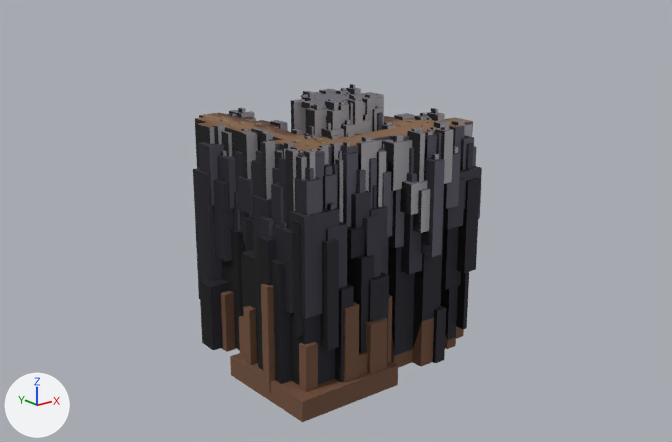
What one commit did to the FBX model Assets/Models/Backgrounds/back_narrowpassage01.FBX.
One viewpoint serves both versions: a camera (50 mm lens) standing at (-401.0, -522.0, 148.0) and looking at (88.0, 90.0, -97.0). The lights are fixed; the arrows at lower left show +X, +Y and +Z. Vertices at the same position are counted once.

In view in the first picture: 'narrowpassage_TcrossSZV', 'narrowpassage_roadSJ', 'narrowpassage_turnSV', 'smallwall1x1A'.
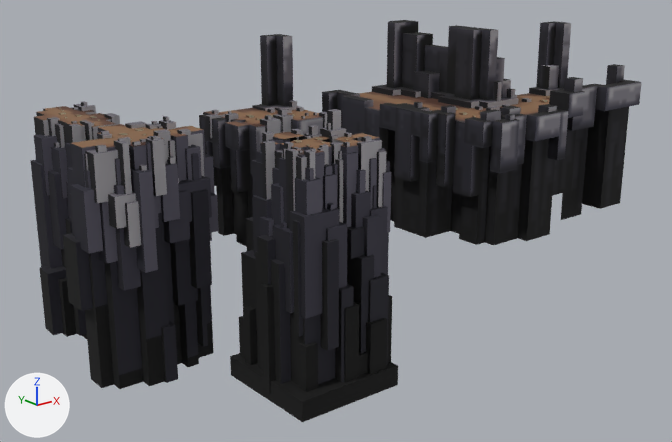
The newer file is also turned or shifted as a whole; pictures and numbers use the older file's frame.

Changed parts and their boxes (x1, y1, x2, y2) in the pictures (672 x 442 px):
'narrowpassage_TcrossSZVxxx', added (black)
    after: (63, 116, 219, 389)
'cave_turnNE', added (black)
    after: (394, 28, 568, 245)
'narrowpassage_roadSJ', reshaped
    before: (193, 108, 289, 352)
    after: (30, 101, 120, 339)
'narrowpassage_TcrossSZV', deleted (black)
    before: (364, 108, 482, 368)
'cave_turnNEW', added (black)
    after: (496, 21, 641, 220)
'cave_narrowNS', added (black)
    after: (322, 20, 476, 229)
'cave_turnNExx', added (black)
    after: (199, 34, 327, 247)
'smallwall1x1A', deleted
    before: (291, 84, 384, 137)
part 1 of me_mesh_002, deleted (black)
    before: (193, 108, 289, 352)
part 2 of me_mesh_002, added (black)
    after: (30, 101, 120, 339)

The change in detail:
me_mesh_002 is used by ob_narrowpassage_roadsj; location (0.0, 100.0, 0.0).
me_mesh_002 had 405 vertices, 584 faces and spanned x -45.0..24.0, y -51.0..50.0, z -187.0..6.0.
me_mesh_002 now has 405 vertices, 292 faces and spans x -135.0..-66.0, y 59.0..160.0, z -187.0..6.0.
me_mesh_002 part 1: 405 vertices removed from x -45.0..24.0, y -51.0..50.0, z -187.0..6.0.
me_mesh_002 part 2: 405 vertices added at x -135.0..-66.0, y 59.0..160.0, z -187.0..6.0.
Mesh me_mesh_006 is new.
It has 230 vertices, 143 faces and spans x -50.0..50.0, y -50.0..50.0, z -103.0..65.0.
It uses material mat_narrow (picture img_narrow_passage01_png).
Mesh me_mesh_005 is new.
It has 295 vertices, 173 faces and spans x -50.0..50.0, y -50.0..50.0, z -103.0..65.0.
It uses material mat_narrow (picture img_narrow_passage01_png).
Mesh me_mesh_004 is new.
It has 391 vertices, 402 faces and spans x -50.0..50.0, y -50.0..50.0, z -103.0..65.0.
It uses material mat_narrow (picture img_narrow_passage01_png).
Mesh me_mesh_003_1 is new.
It has 348 vertices, 372 faces and spans x -42.0..50.0, y -32.0..50.0, z -108.0..62.0.
It uses material mat_narrow (picture img_narrow_passage01_png).
Mesh me_mesh_001_1 is new.
It has 831 vertices, 565 faces and spans x -59.0..59.0, y -41.0..56.0, z -189.0..9.0.
It uses material mat_narrow (picture img_narrow_passage01_png).
Object 'narrowpassage_TcrossSZV' (ob_narrowpassage_tcrossszv) is deleted.
Object 'smallwall1x1A' (ob_smallwall1x1a) is deleted.
Object 'cave_narrowNS' (ob_cave_narrowns) is new; it shows me_mesh_006.
Its location is (170.0, 100.0, 0.0).
Object 'cave_turnNEW' (ob_cave_turnnew) is new; it shows me_mesh_005.
Its location is (270.0, 0.0, 0.0).
Object 'cave_turnNE' (ob_cave_turnne) is new; it shows me_mesh_004.
Its location is (170.0, 0.0, 0.0).
Object 'cave_turnNExx' (ob_cave_turnnexx) is new; it shows me_mesh_003_1.
Its location is (30.0, 110.0, -2.0).
Object 'narrowpassage_TcrossSZVxxx' (ob_narrowpassage_tcrossszvxxx) is new; it shows me_mesh_001_1.
Its location is (-87.5, 106.2, 0.0).
